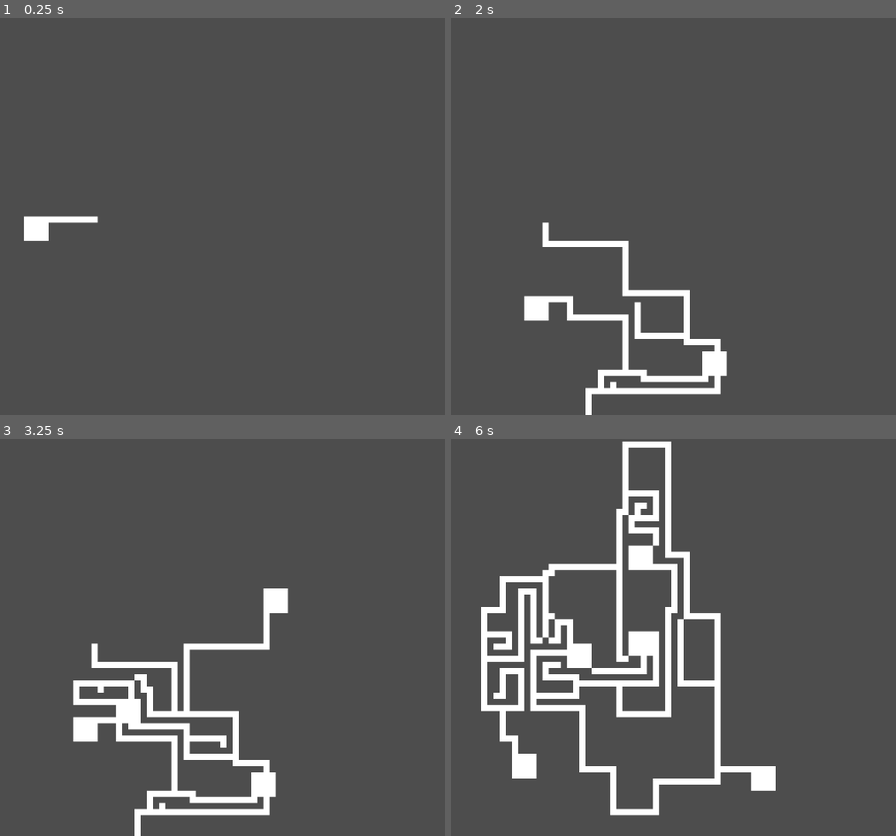
Above: before the commit, frames 1-4 (two rows, left to right).
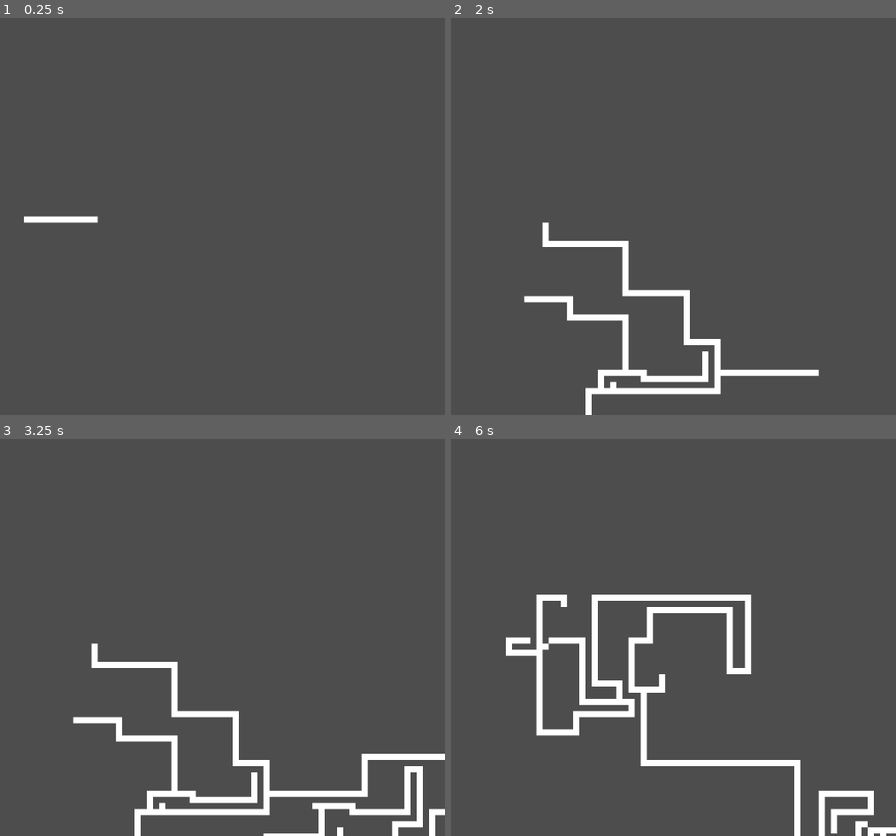
Above: after the commit, the same moments.

Repository: MatthewO1221/DITWork
Game: Godot game, scene res://MapStuff/MapGenerator.tscn
Two runs of this game, one before a commit and one after it. Both use one fixed random seed, a clock stepped at 60 frames per second and the inputs below.
Inputs:
- Up to frame 1 (0.25 s): no input
- Up to frame 2 (2 s): tap Enter at 0.5 s; hold M (Zoom) 0.53-1.28 s; tap R (Reset) at 1.25 s; tap M (Zoom) at 1.35 s
- Up to frame 3 (3.25 s): hold M (Zoom) 2.03-2.78 s; tap M (Zoom) at 2.85 s
- Up to frame 4 (6 s): tap R (Reset) at 3.5 s; hold M (Zoom) 3.53-4.28 s; tap M (Zoom) at 4.35, 5.85 s; hold M (Zoom) 5.03-5.78 s

The runs differ from the first frame. In frame 1, 0.3% of the frame differs, in the area x 5-11%, y 51-57%; in frame 2, 1.1%; in frame 3, 5.3%; in frame 4, 16%, in the area x 6-100%, y 0-100%.
Error after the commit: Invalid assignment of property or key 'Index' with value of type 'int' on a base object of type 'Nil'. (res://MapStuff/MapGenerator.gd:180)

Commit message:
PCG work

Diff:
--- a/24-25Year/Fall24/DES214/MapStuff/MapGenerator.gd
+++ b/24-25Year/Fall24/DES214/MapStuff/MapGenerator.gd
@@ -1,3 +1,13 @@
+#TODO
+#Make room placement shift to entrance tile
+#Make rooms rotate to place properly
+#Make some interesting varied rooms
+#Make interesting corridor rooms
+#Create Biome Mode Structs
+
+
+
+
 extends Node2D
 
 #reference to tilemap object
@@ -10,7 +20,7 @@
 @export_group("")
 
 #tiletype enum
-enum TileType {Floor = 1, Wall = 2}
+enum TileType {Empty = -1, Floor = 1, Wall = 2, Entrance = 3}
 
 #time to wait for slowing things down
 
@@ -23,11 +33,24 @@
 	3: Directions.W
 }
 
+enum TileTransform {
+	ROTATE_0 = 0,
+	ROTATE_90 = TileSetAtlasSource.TRANSFORM_TRANSPOSE | TileSetAtlasSource.TRANSFORM_FLIP_H,
+	ROTATE_180 = TileSetAtlasSource.TRANSFORM_FLIP_V | TileSetAtlasSource.TRANSFORM_FLIP_H,
+	ROTATE_270 = TileSetAtlasSource.TRANSFORM_FLIP_V | TileSetAtlasSource.TRANSFORM_TRANSPOSE,
+}
+
 #The four directions to choose from, mapped to the values used by the tileset
 enum Directions {N = TileSet.CELL_NEIGHBOR_TOP_SIDE,
 E = TileSet.CELL_NEIGHBOR_RIGHT_SIDE,
 S = TileSet.CELL_NEIGHBOR_BOTTOM_SIDE,
 W = TileSet.CELL_NEIGHBOR_LEFT_SIDE}
+
+class Room:
+	var Index: int
+	var Offset: Vector2i
+	var Rotation: TileTransform
+
 
 
 
@@ -134,28 +157,42 @@
 	var roomToPlace = ChooseRoom(coords)
 
 	if roomToPlace != null:
-		tileMap.set_pattern(0, coords, roomToPlace)
-
-func CheckRoom(coords: Vector2i, room: int) -> bool:
-
-	var roomToCheck = tileMap.tile_set.get_pattern(room)
+		tileMap.set_pattern(0, coords + roomToPlace.Offset, tileMap.tile_set.get_pattern(roomToPlace.Index))
+
+func CheckRoom(coords: Vector2i, room: Room) -> bool:
+
+	var roomToCheck = tileMap.tile_set.get_pattern(room.Index)
 	var roomTiles = roomToCheck.get_used_cells()
+	var placement = coords + room.Offset
 
 	for i in roomTiles:
-		var curTile = tileMap.map_pattern(coords, i, roomToCheck)
-		if tileMap.get_cell_source_id(0, curTile) != -1:
+		var curTile = tileMap.map_pattern(placement, i, roomToCheck)
+		if tileMap.get_cell_source_id(0, curTile) != TileType.Empty:
 			return false
 
 	return true
 
-func ChooseRoom(coords: Vector2i) -> TileMapPattern:
+func ChooseRoom(coords: Vector2i) -> Room:
+	var returnRoom: Room
 	var patternsCount = tileMap.tile_set.get_patterns_count()
 	for i in range(10):
 		var randRoom = randi_range(0, patternsCount - 1)
-		if CheckRoom(coords, randRoom):
-			return tileMap.tile_set.get_pattern(randRoom)
-
-	return tileMap.tile_set.get_pattern(0)
+		returnRoom.Index = randRoom
+		if CheckRoom(coords, GetRoomShift(returnRoom)):
+
+			return returnRoom
+
+	return null
+
+
+func GetRoomShift(room: Room) -> Room:
+	var pattern = tileMap.tile_set.get_pattern(room.Index)
+
+	for i in pattern.get_used_cells():
+		if pattern.get_cell_source_id(i) == TileType.Entrance:
+			room.Offset = i
+
+	return room
 
 #endregion
 
--- a/24-25Year/Fall24/DES214/MapStuff/MapGenerator.tscn
+++ b/24-25Year/Fall24/DES214/MapStuff/MapGenerator.tscn
@@ -1,20 +1,22 @@
-[gd_scene load_steps=7 format=3 uid="uid://cwggrjasr5mlf"]
+[gd_scene load_steps=8 format=3 uid="uid://cwggrjasr5mlf"]
 
 [ext_resource type="Script" path="res://MapStuff/MapGenerator.gd" id="1_0rb7n"]
 [ext_resource type="PackedScene" uid="uid://dawx31at8fpl1" path="res://MapStuff/floor_tile.tscn" id="2_r8rha"]
 [ext_resource type="PackedScene" uid="uid://m84c61s184g6" path="res://MapStuff/wall_tile.tscn" id="3_8avub"]
+[ext_resource type="PackedScene" uid="uid://cletve5nto6k6" path="res://MapStuff/entrance_tile.tscn" id="4_yxvnu"]
 
-[sub_resource type="TileMapPattern" id="TileMapPattern_rbmh8"]
-tile_data = PackedInt32Array(0, 0, 65536, 65536, 0, 65536, 131072, 0, 65536, 196608, 0, 65536, 1, 0, 65536, 65537, 0, 65536, 131073, 0, 65536, 196609, 0, 65536, 2, 0, 65536, 65538, 0, 65536, 131074, 0, 65536, 196610, 0, 65536, 3, 0, 65536, 65539, 0, 65536, 131075, 0, 65536, 196611, 0, 65536)
+[sub_resource type="TileMapPattern" id="TileMapPattern_ln6pl"]
+tile_data = PackedInt32Array(0, 0, 65536, 65536, 0, 65536, 131072, 0, 65536, 196608, 0, 65536, 1, 0, 65536, 65537, 0, 65536, 131073, 0, 65536, 196609, 0, 65536, 2, 0, 196608, 65538, 0, 65536, 131074, 0, 65536, 196610, 0, 65536, 3, 0, 65536, 65539, 0, 65536, 131075, 0, 65536, 196611, 0, 65536)
 
 [sub_resource type="TileSetScenesCollectionSource" id="TileSetScenesCollectionSource_8fh5t"]
 scenes/1/scene = ExtResource("2_r8rha")
 scenes/2/scene = ExtResource("3_8avub")
+scenes/3/scene = ExtResource("4_yxvnu")
 
 [sub_resource type="TileSet" id="TileSet_uwcu1"]
 tile_size = Vector2i(2, 2)
 sources/0 = SubResource("TileSetScenesCollectionSource_8fh5t")
-pattern_0 = SubResource("TileMapPattern_rbmh8")
+pattern_0 = SubResource("TileMapPattern_ln6pl")
 
 [node name="MapGenerator" type="Node2D" node_paths=PackedStringArray("tileMap", "camera")]
 script = ExtResource("1_0rb7n")
--- /dev/null
+++ b/24-25Year/Fall24/DES214/MapStuff/entrance_tile.tscn
@@ -0,0 +1,7 @@
+[gd_scene format=3 uid="uid://cletve5nto6k6"]
+
+[node name="FloorTile" type="Node2D"]
+
+[node name="Polygon2D" type="Polygon2D" parent="."]
+color = Color(1, 0, 0, 1)
+polygon = PackedVector2Array(1, -1, -1, -1, -1, 1, 1, 1)
Not shown, changed: 24-25Year/Fall24/DES214/.gitignore
